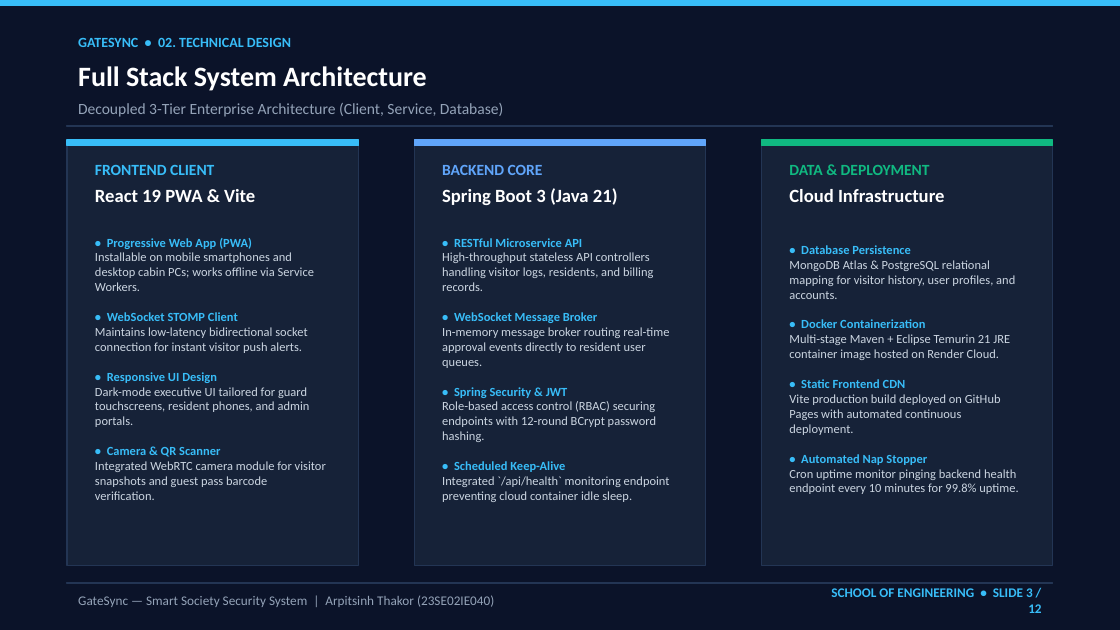
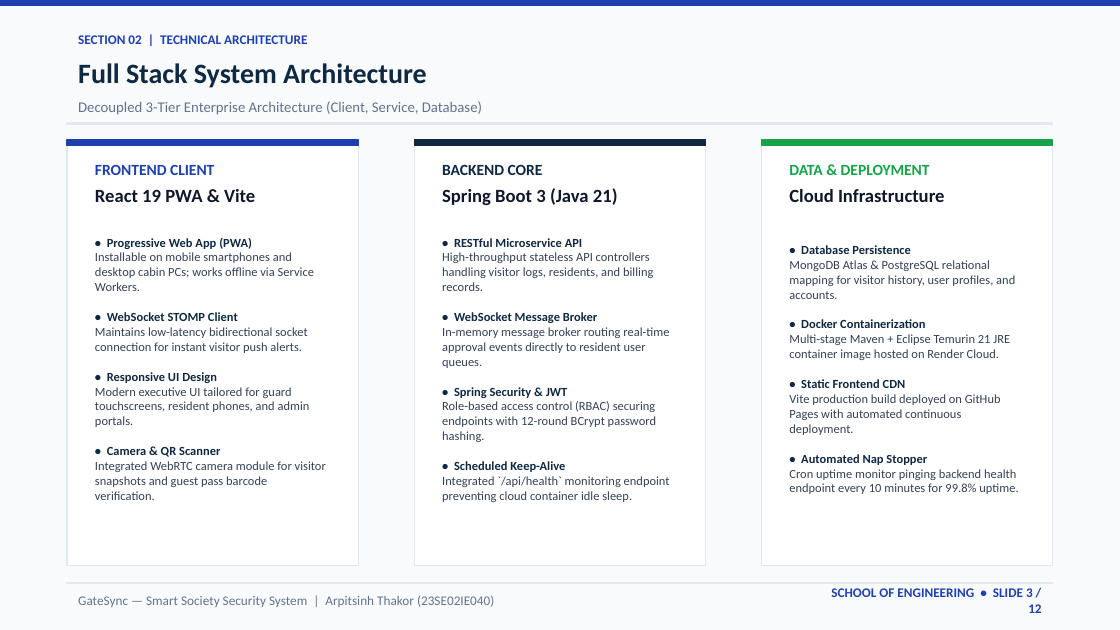
Before and after one commit to arpitthakor28/sms1, a slide deck: slide 3 of GateSync_Project_Presentation.pptx. Drawn at 1120x630 pixels with LibreOffice and Linux fonts; fonts in the diff are those of the drawing. Boxes give left, top, right and bottom in pixels: in the first picture for what was removed or moved away, otherwise in the second. Text is boxed around its words. In the diff, an @@ line names an element or a change of style, - is before the commit and + after.

Commit message:
Update presentation: human executive cold theme, School of Engineering, Full Stack Dev - Java

```diff
--- a/GateSync_Project_Presentation.pptx
+++ b/GateSync_Project_Presentation.pptx
@@ background #0B1329 to #F8FAFC @@
@@ rectangle at (0, 0, 1120, 6): fill #38BDF8 to #1E40AF; outline #38BDF8 1 pt to #1E40AF 1 pt @@
@@ text "Full Stack System Architecture" at (78, 63, 427, 88): text colour #FFFFFF to #0F2942 @@
@@ text at (78, 35, 307, 44): text changed; size 9 to 8.5 pt; text colour #38BDF8 to #1E40AF @@
-GATESYNC • 02. TECHNICAL DESIGN
+SECTION 02 | TECHNICAL ARCHITECTURE
@@ text "Decoupled 3-Tier Enterprise Architecture (Client, ..." at (78, 101, 482, 115): size 10 to 9.5 pt, text colour #94A3B8 to #64748B @@
@@ rectangle at (67, 140, 358, 146): fill #38BDF8 to #1E40AF; outline #38BDF8 1 pt to #1E40AF 1 pt @@
@@ rectangle at (67, 123, 1053, 124): fill #233554 to #E2E8F0; outline #233554 1 pt to #E2E8F0 1 pt @@
@@ rectangle at (414, 140, 706, 146): fill #60A5FA to #0F2942; outline #60A5FA 1 pt to #0F2942 1 pt @@
@@ fill #162238 to #FFFFFF; outline #233554 1 pt to #E2E8F0 1 pt in 3 elements at (67, 140, 358, 566), (414, 140, 706, 566), (762, 140, 1053, 566) @@
@@ rectangle at (762, 140, 1053, 146): fill #10B981 to #16A34A; outline #10B981 1 pt to #16A34A 1 pt @@
@@ text "FRONTEND CLIENT" at (95, 164, 214, 175): text colour #38BDF8 to #1E40AF @@
@@ text "BACKEND CORE" at (442, 164, 543, 175): text colour #60A5FA to #0F2942 @@
@@ text "DATA & DEPLOYMENT" at (789, 164, 930, 175): text colour #10B981 to #16A34A @@
@@ text colour #FFFFFF to #0F172A in 3 elements at (95, 189, 255, 202), (442, 188, 618, 205), (789, 189, 945, 202) @@
@@ text at (95, 238, 326, 500): text changed; text colour #CBD5E1 to #334155 @@
-• Progressive Web App (PWA)
-Installable on mobile smartphones and desktop cabin PCs; works offline via Service Workers.
-• WebSocket STOMP Client
-Maintains low-latency bidirectional socket connection for instant visitor push alerts.
-• Responsive UI Design
-Dark-mode executive UI tailored for guard touchscreens, resident phones, and admin portals.
-• Camera & QR Scanner
-Integrated WebRTC camera module for visitor snapshots and guest pass barcode verification.
+• Progressive Web App (PWA)
+Installable on mobile smartphones and desktop cabin PCs; works offline via Service Workers.
+• WebSocket STOMP Client
+Maintains low-latency bidirectional socket connection for instant visitor push alerts.
+• Responsive UI Design
+Modern executive UI tailored for guard touchscreens, resident phones, and admin portals.
+• Camera & QR Scanner
+Integrated WebRTC camera module for visitor snapshots and guest pass barcode verification.
@@ text "• RESTful Microservice API High-throughput ..." at (442, 238, 670, 502): text colour #38BDF8 to #0F2942 in "• RESTful Microservice API • WebSocket Message ..."; text colour #CBD5E1 to #334155 in "High-throughput stateless API controllers handling visitor l ..." @@
@@ text "• Database Persistence MongoDB Atlas ..." at (789, 245, 1018, 494): text colour #38BDF8 to #0F2942 in "• Database Persistence • Docker Containerization • ..."; text colour #CBD5E1 to #334155 in "MongoDB Atlas & PostgreSQL relational mapping for ..." @@
@@ text "GateSync — Smart Society Security ..." at (78, 595, 494, 607): text colour #94A3B8 to #64748B @@
@@ rectangle at (67, 582, 1053, 584): fill #233554 to #E2E8F0; outline #233554 1 pt to #E2E8F0 1 pt @@
@@ text "SCHOOL OF ENGINEERING • SLIDE ..." at (831, 588, 1041, 613): text colour #38BDF8 to #1E40AF @@
```
Also in this commit, not shown: 11 other slides changed, 7 other files.
